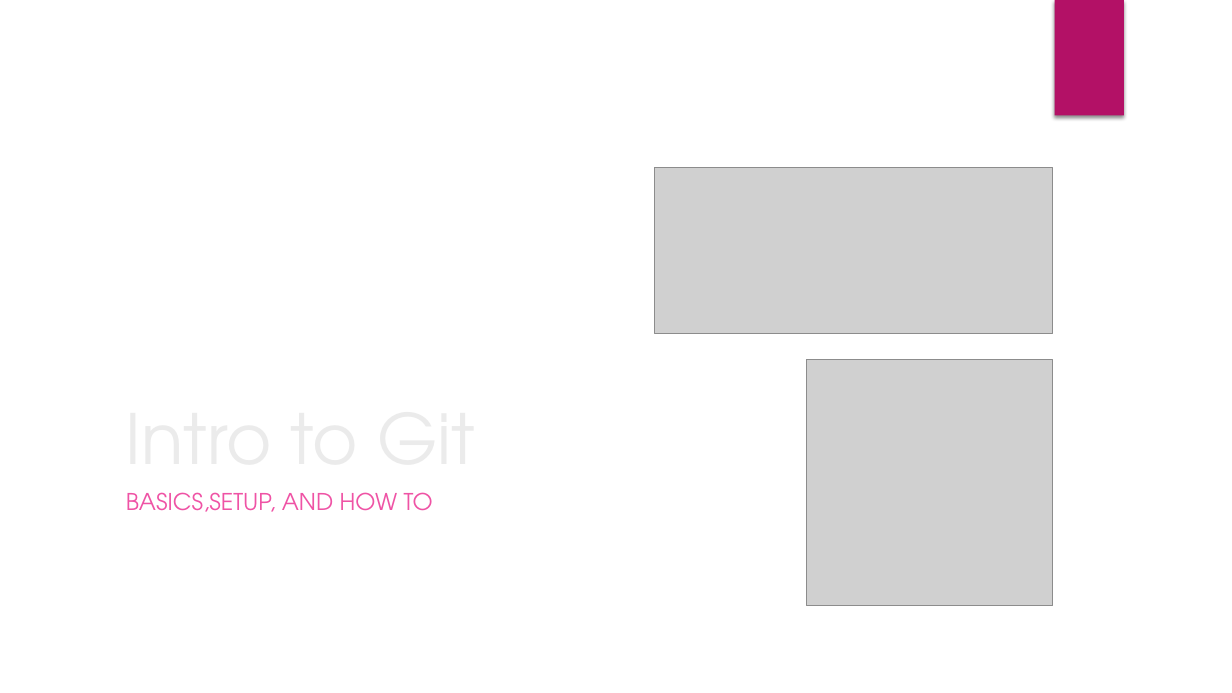
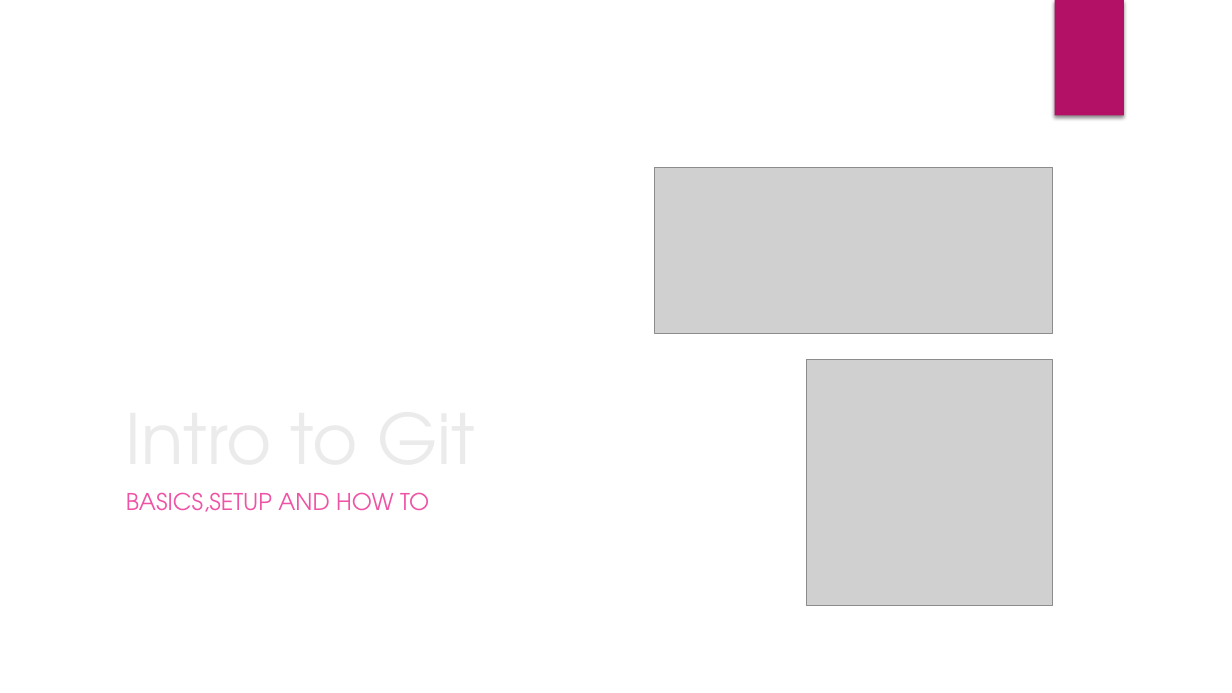
Before and after one commit to cdobos/git_session, a slide deck: slide 1 of Intro to git.pptx. Drawn at 1232x693 pixels with LibreOffice and Linux fonts; fonts in the diff are those of the drawing; grey boxes stand for pictures; background and template pictures are left out. Boxes give left, top, right and bottom in pixels: in the first picture for what was removed or moved away, otherwise in the second. Text is boxed around its words. In the diff, an @@ line names an element or a change of style, - is before the commit and + after.

Commit message:
added to definition of basic commands

```diff
--- a/Intro to git.pptx
+++ b/Intro to git.pptx
@@ subtitle at (126,492,429,512): text changed @@
-BASICS,SETUP, AND HOW TO
+BASICS,SETUP AND HOW TO
```
Also in this commit, not shown: 4 other slides changed.
